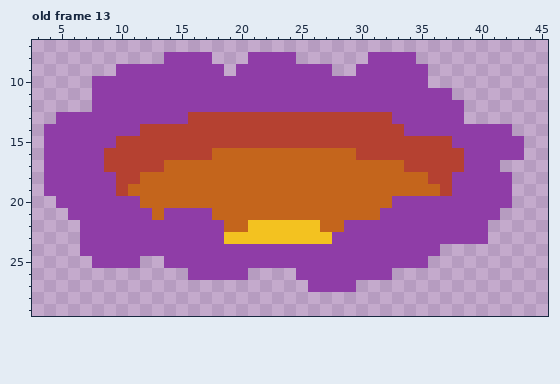
File history of a pixel-art file, Assets/Sprites/enemies/Portal.aseprite. The picture above is the old version.
48x32 pixels, 13 frames. Shown: old frame 13: x 3..45, y 7..29. The commit also changed other frames, which this record leaves out.
Now the later version:
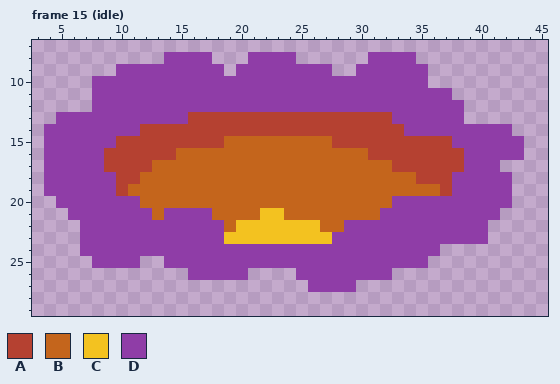
Palette (. is transparent): A #b54131  B #c4651c  C #f3c220  D #8f3da7
A new or re-ordered frame is compared with the old frame closest to it.
The edit:
frames 13 -> 17
Frame 15 (idle) is new; against old frame 13, layer "depths":
Colour B becomes colour A in row 17 at x 33; in row 18 at x 35.
Colour A becomes colour B in row 15 at x 19 to 27; in row 16 at x 15 to 17 and 30; in row 17 at x 13.
Colour B becomes colour C in row 21 at x 22 to 23; in row 22 at x 20.
